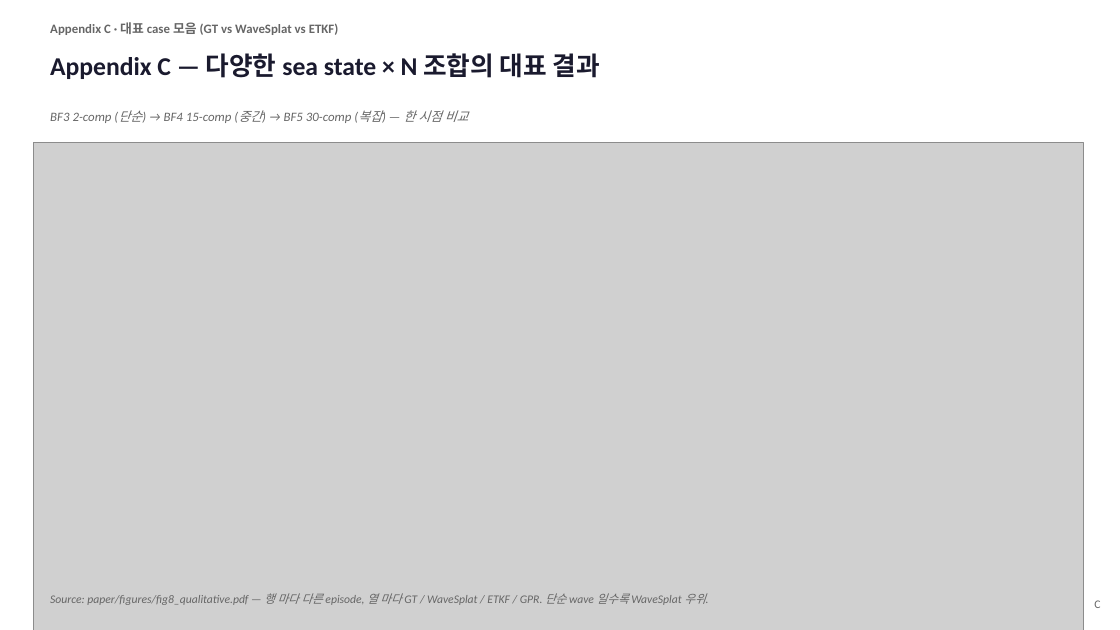
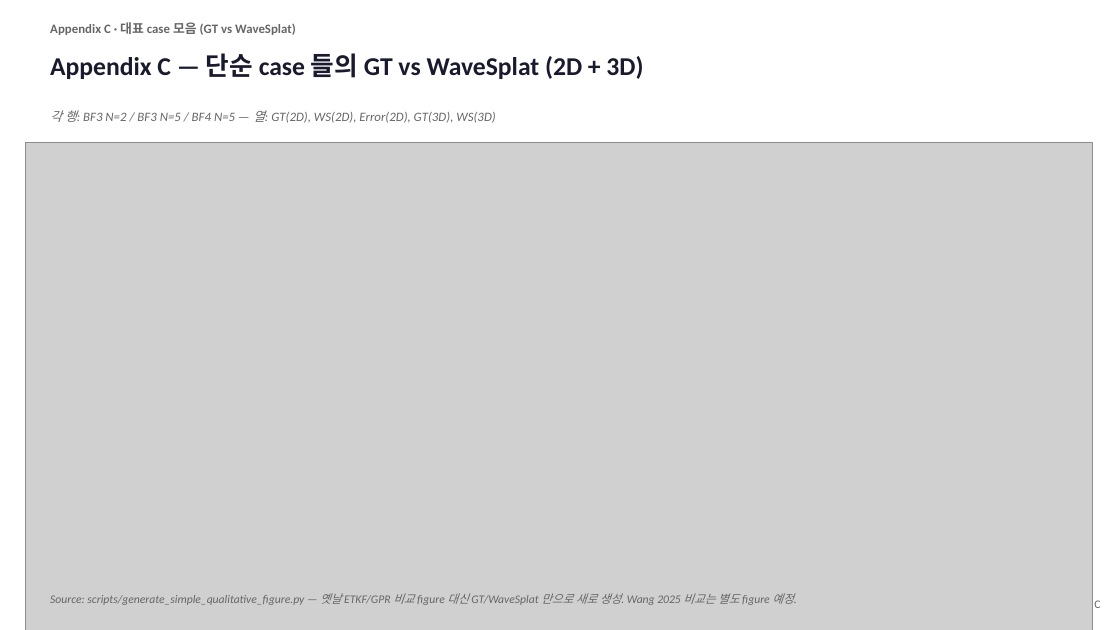
Before and after one commit to SAEYONGPARK94/wavesplat, a slide deck: slide 24 of wavesplat/docs/labmeeting_2026_05_13.pptx. Drawn at 1120x630 pixels with LibreOffice and Linux fonts; fonts in the diff are those of the drawing; grey boxes stand for pictures. Boxes give left, top, right and bottom in pixels: in the first picture for what was removed or moved away, otherwise in the second. Text is boxed around its words. In the diff, an @@ line names an element or a change of style, - is before the commit and + after.

```diff
--- a/wavesplat/docs/labmeeting_2026_05_13.pptx
+++ b/wavesplat/docs/labmeeting_2026_05_13.pptx
@@ text at (50, 22, 296, 35): text changed @@
-Appendix C · 대표 case 모음 (GT vs WaveSplat vs ETKF)
+Appendix C · 대표 case 모음 (GT vs WaveSplat)
@@ text at (50, 53, 643, 79): text changed @@
-Appendix C — 다양한 sea state × N 조합의 대표 결과
+Appendix C — 단순 case 들의 GT vs WaveSplat (2D + 3D)
@@ text at (50, 110, 495, 123): text changed @@
-BF3 2-comp (단순) → BF4 15-comp (중간) → BF5 30-comp (복잡) — 한 시점 비교
+각 행: BF3 N=2 / BF3 N=5 / BF4 N=5 — 열: GT(2D), WS(2D), Error(2D), GT(3D), WS(3D)
@@ picture: place and size @@
-picture at (34, 143, 1084, 630)
+picture at (25, 143, 1092, 630)
@@ text at (50, 593, 793, 605): text changed @@
-Source: paper/figures/fig8_qualitative.pdf — 행 마다 다른 episode, 열 마다 GT / WaveSplat / ETKF / GPR. 단순 wave 일수록 WaveSplat 우위.
+Source: scripts/generate_simple_qualitative_figure.py — 옛날 ETKF/GPR 비교 figure 대신 GT/WaveSplat 만으로 새로 생성. Wang 2025 비교는 별도 figure 예정.
```
Also in this commit, not shown: 4 other slides changed, 4 other files.
